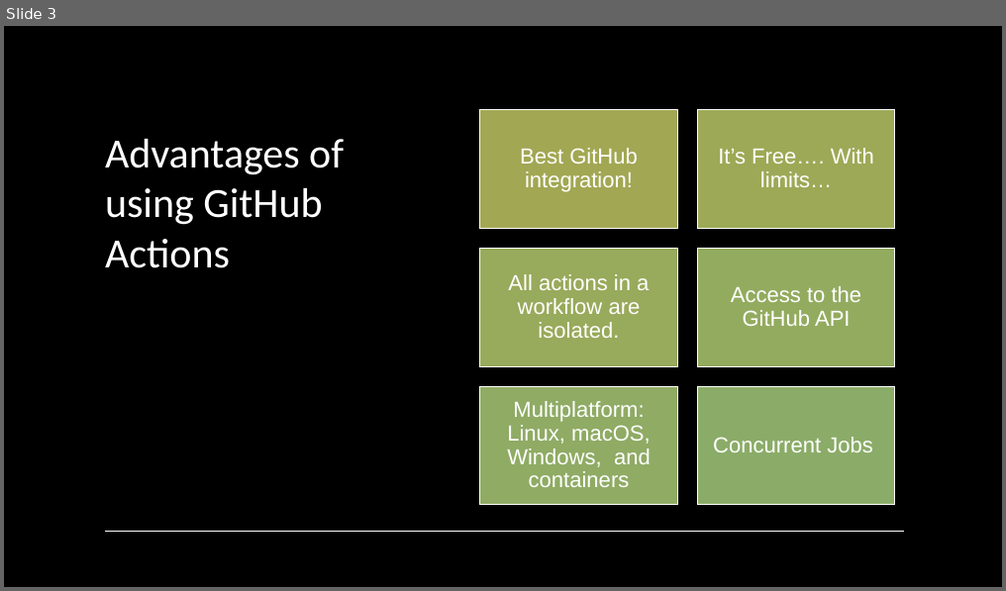
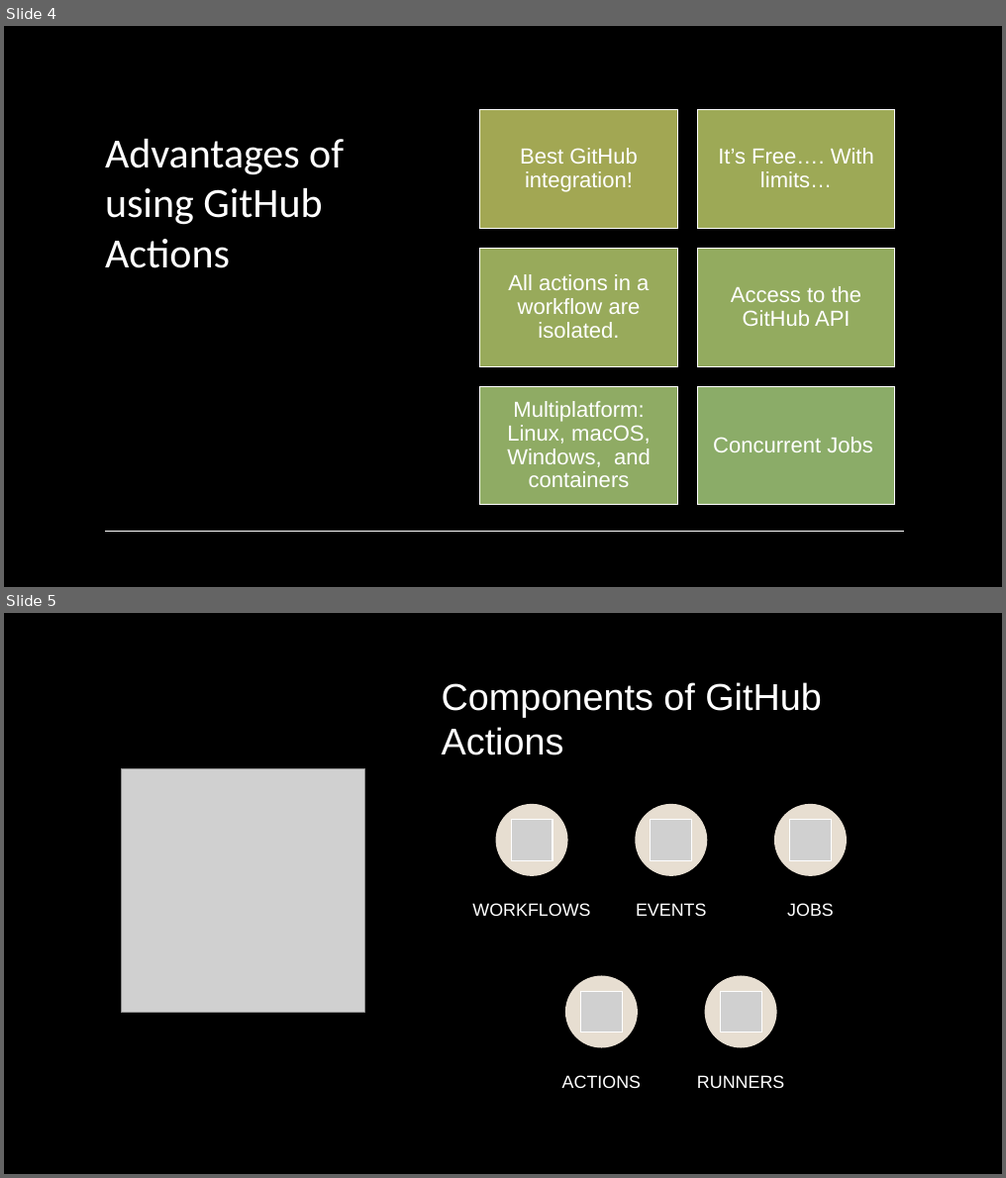
Before and after one commit to pulcher/github-actions-getting-started, a slide deck: getting-started-with-github-actions.pptx. Shown one above the other, each under a label of ours: slide 3 before the commit, slides 4 and 5 after it. The pictures are 1006x591 and 1006x1178 pixels, drawn with LibreOffice and Linux fonts; fonts in the diff are those of the drawing; grey boxes stand for pictures. Boxes give left, top, right and bottom in pixels: in the first picture for what was removed or moved away, otherwise in the second. Text is boxed around its words. In the diff, an @@ line names an element or a change of style, - is before the commit and + after.

```diff
--- a/getting-started-with-github-actions.pptx
+++ b/getting-started-with-github-actions.pptx
@@ slide 5 added at box(4, 613, 1002, 1174), background #000000; not listed: 2 template elements that a slide beside it also shows @@
@@ rectangle added at box(4, 613, 1002, 1174), fill #000000 @@
@@ title added at box(442, 682, 822, 756), 36 pt, text #FFFFFF @@
+Components of GitHub Actions
@@ picture added at box(121, 768, 364, 1012) @@
@@ group added at box(472, 804, 846, 1088): 5 ellipses, 5 pictures, 5 texts @@
+WORKFLOWS
+EVENTS
+JOBS
+ACTIONS
+RUNNERS
@@ what was slide 3 is now slide 4 @@
```
Also in this commit, not shown: 5 slides changed, 8 other slides added, 14 slides removed.
